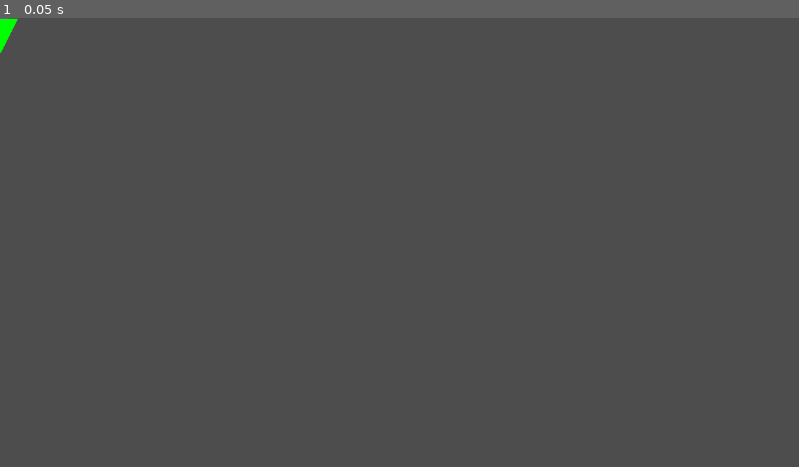
Above: before the commit, frame 1.
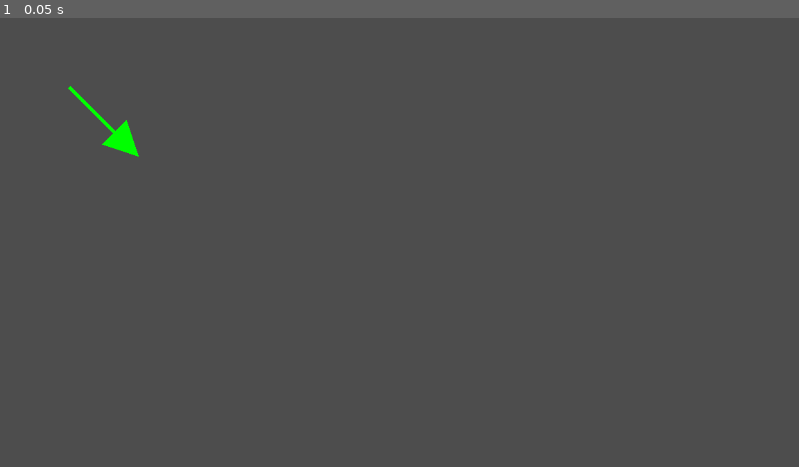
Above: after the commit, the same moment.

Repository: davidjmstewart/gd_simulator
Game: Godot game, scene res://visual_vector.tscn
Same seed, same stepped clock (60 frames per second), same inputs: the game is played once before the commit and once after it. The project has no main scene, so this scene is started directly.
Inputs:
- Up to frame 1 (0.05 s): no input

The runs differ from the first frame. In frame 1, 0.3% of the frame differs, in the area x 0-18%, y 0-31%.

Commit message:
Visual vectors now work.

Diff:
--- a/visual_vector.gd
+++ b/visual_vector.gd
@@ -2,65 +2,58 @@
 class_name VisualVector
 extends Node2D
 
-var my_property: int = 1;
-var from: Vector2 = Vector2(1,0);
-var to: Vector2 = Vector2(0,1);
+var from: Vector2 = Vector2(100,100);
+var to: Vector2 = Vector2(200,200);
 
 @onready
 var VectorHead: Polygon2D = $VectorHead
 @onready
 var VectorLine: Line2D = $VectorLine
 
-var width = 50
-var pivot_point: Vector2;
+@export_range(0.1, 100, 0.1) var width: float = 50;
 
 # Called when the node enters the scene tree for the first time.
 func _ready() -> void:
 
 	# This section creates the vector head (a triangle) out of a polygon2d
 	# then rotates the head an places it at the end of the vector line
+	# Initially, the vector will be created pointing to the right
+	# i.e. the vector as constructed by this code, before rotating, will
+	# look like ---->
 
-
-	var a = Vector2(0,0)
-	var b = Vector2(width, 0)
-	var c = Vector2((a.x + b.x)/2, width)
+	# Calculate the 3 points of the triangle that from the VectorHead.
+	# Make it horizontally centred at x = 0, y = 0
+	# This is an isoceles triangle where the base has width=width
+	var a = Vector2(0,-width/2,)
+	var b = Vector2(0,width/2,)
+	var c = Vector2(width, 0)
 	VectorHead.polygon = [a,b,c]
 	VectorHead.color = Color.GREEN
-	VectorLine.default_color = Color.GREEN;
-	VectorHead.position.x -= c.x
+
 	var vector_magnitude = (from - to).length();
+
+	# the entire vector ----> needs to be as long as the vector
+	# calculated by from - to. The triangle head contributes
+	# to this length, so we need to subtract it from the vector
+	# magnitude to find how long the line portion needs to be
+	var vector_line_magnitude = vector_magnitude - width;
 	var angle = from.angle_to_point(to)
+
+	VectorLine.width = width/10
+
+	VectorHead.position = Vector2(vector_line_magnitude, 0)
+
 	var first_line_point = Vector2(0,0);
-	var second_line_point = Vector2(0, 0 - vector_magnitude)
+	var second_line_point = Vector2(vector_line_magnitude, 0)
 
 	VectorLine.clear_points()
 	VectorLine.add_point(first_line_point)
 	VectorLine.add_point(second_line_point)
-	VectorLine.width = 1
-	self.position = from
-	print('Angle is %f' % angle)
-	print(from)
-	print(to)
-	#self.position.x -= c.x;
+	VectorLine.default_color = Color.GREEN;
 
-	#pivot_point =  Vector2(c.x, 0)
+	self.position = from;
+	self.rotation = angle;
 
-	#self.position = Vector2(400,300);
-	#$VectorHead.offset = pivot_point
 
-	#$VectorHead.rotation = -angle
-	#$VectorHead.position = to
-
-	pass # Replace with function body.
-
-func _draw() -> void:
-	draw_circle(pivot_point, 10, Color.PURPLE)
-
-# Called every frame. 'delta' is the elapsed time since the previous frame.
-func _process(delta: float) -> void:
-
-	#$VectorHead.offset = pivot_point
-
-	#$VectorHead.rotate(delta/10.0)
-	queue_redraw();
-	pass
+#func _draw() -> void:
+	#draw_circle(pivot_point, 10, Color.PURPLE)
--- a/visual_vector.tscn
+++ b/visual_vector.tscn
@@ -3,14 +3,16 @@
 [ext_resource type="Script" path="res://visual_vector.gd" id="1_fbmb6"]
 
 [node name="VisualVector" type="Node2D"]
-position = Vector2(-50, 0)
+position = Vector2(100, 100)
+rotation = 0.785398
 script = ExtResource("1_fbmb6")
 
 [node name="VectorHead" type="Polygon2D" parent="."]
-position = Vector2(0, 1)
+position = Vector2(91.4214, 0)
 color = Color(0, 1, 0, 1)
-polygon = PackedVector2Array(0, 0, 100, 0, 50, 100)
+polygon = PackedVector2Array(0, -25, 0, 25, 50, 0)
 
 [node name="VectorLine" type="Line2D" parent="."]
-points = PackedVector2Array(1, 0, 0, 1)
+points = PackedVector2Array(0, 0, 91.4214, 0)
+width = 5.0
 default_color = Color(0, 1, 0, 1)
